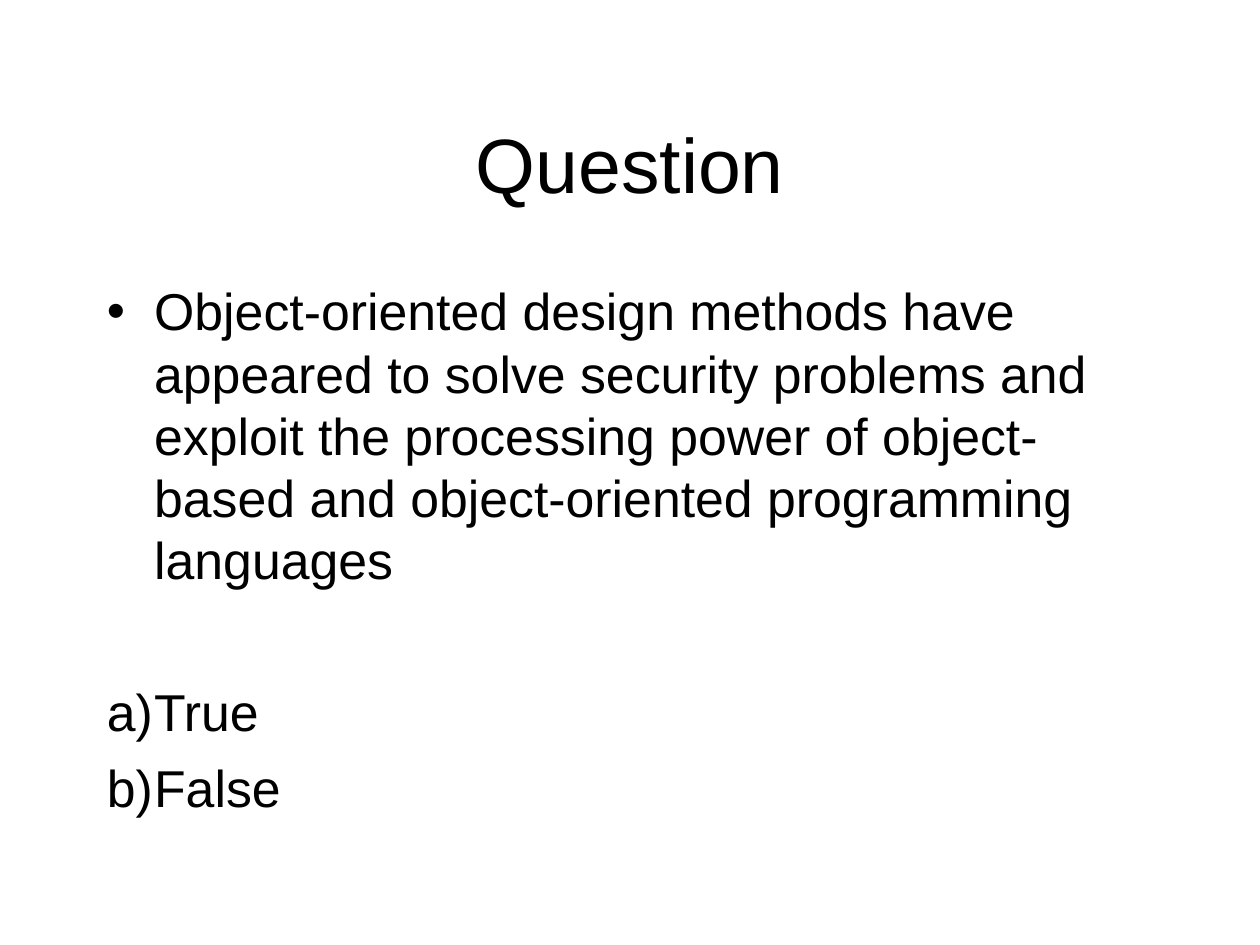
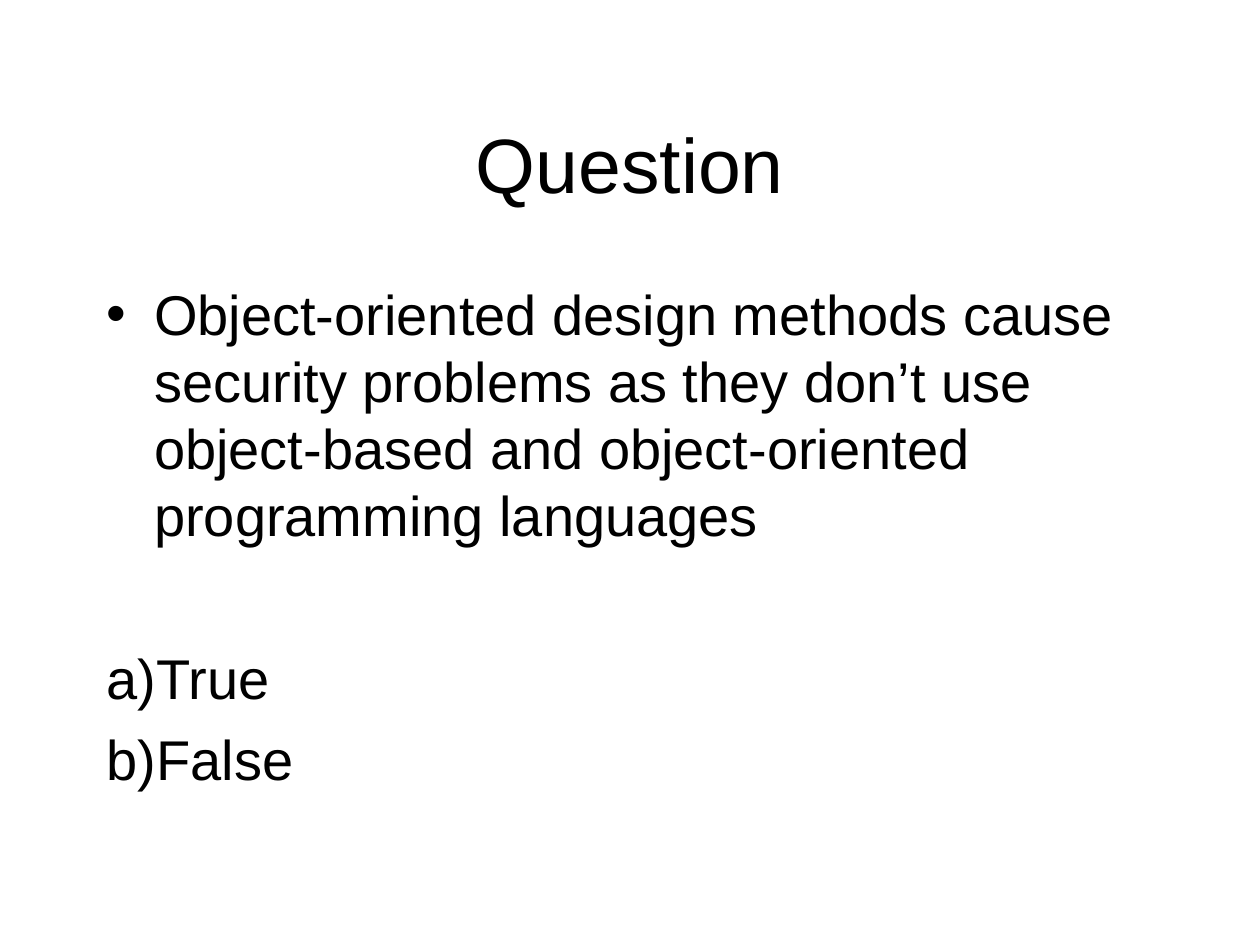
Before and after one commit to octaviordz/zjnu2017.github.io, a slide deck: slide 15 of OOAD/lectures/030--Object.Model.ppt. Drawn at 1260x945 pixels with LibreOffice and Linux fonts; fonts in the diff are those of the drawing. Boxes give left, top, right and bottom in pixels: in the first picture for what was removed or moved away, otherwise in the second. Text is boxed around its words. In the diff, an @@ line names an element or a change of style, - is before the commit and + after.

```diff
--- a/OOAD/lectures/030--Object.Model.ppt
+++ b/OOAD/lectures/030--Object.Model.ppt
@@ text at (154,294,1112,547): text changed; size 29.6 to 32 pt @@
-• Object-oriented design methods have appeared to solve security problems and exploit the processing power of object-based and object-oriented programming languages
+• Object-oriented design methods cause security problems as they don’t use object-based and object-oriented programming languages
@@ text at (107,658,294,791): size 29.6 to 32 pt in "True", "False" @@
```
Also in this commit, not shown: 2 other slides changed, 3 other files.
